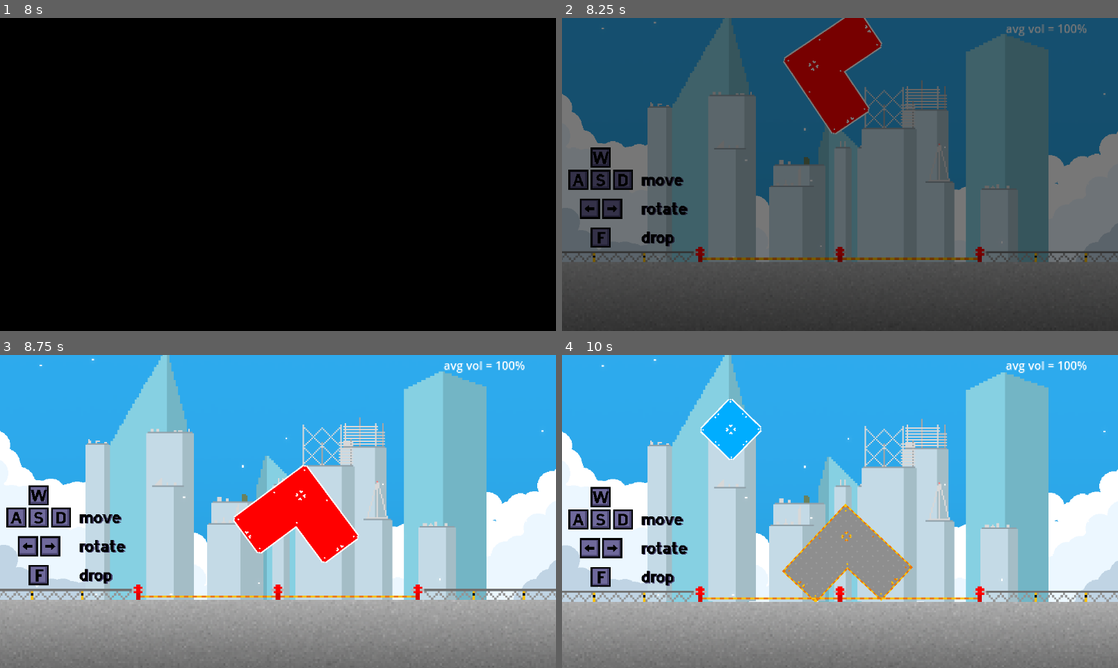
Above: before the commit, frames 1-4 (two rows, left to right).
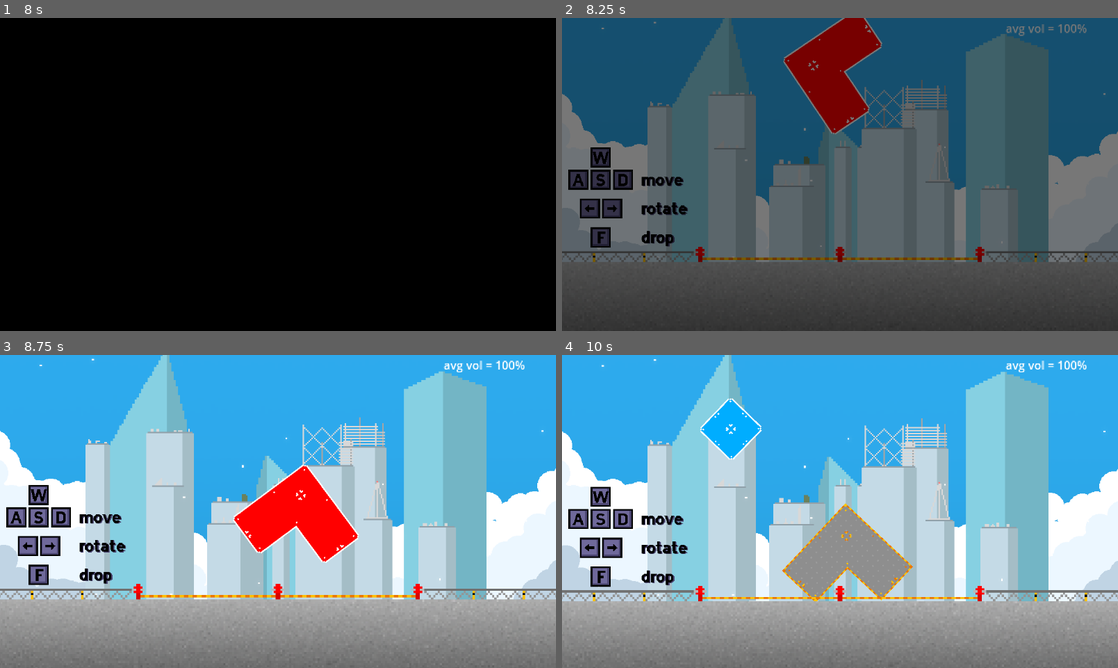
Above: after the commit, the same moments.

Repository: drew-abbo/gmtk_game_jam_game
Game: Godot game, scene res://game_intro.tscn
Two runs of this game, one before a commit and one after it. Both use one fixed random seed, a clock stepped at 60 frames per second and the inputs below. This scene is started directly instead of the project's main scene.
Inputs:
- Up to frame 1 (8 s): tap Enter at 0.5 s; hold D (move_right) 0.53-1.28 s; tap F (drop_piece) every 0.75 s from 0.6 to 7.35 s; hold S (move_down) 1.28-2.03 s; hold D (move_right) 2.03-2.78 s; tap R (restart) at 2.75, 3.5, 4.25, 5, 7.25 s; hold W (move_up) 2.78-3.53 s; hold A (move_left) 3.53-5.03 s; hold S (move_down) 5.03-5.78 s; hold D (move_right) 5.78-6.53 s; hold W (move_up) 6.53-7.28 s; hold D (move_right) from 7.28 s (still down)
- Up to frame 2 (8.25 s): release D (move_right) at 8.03 s; hold S (move_down) from 8.03 s (still down); tap F (drop_piece) at 8.1 s
- Up to frame 3 (8.75 s): keep holding S (move_down)
- Up to frame 4 (10 s): release S (move_down) at 8.78 s; hold A (move_left) 8.78-9.53 s; tap F (drop_piece) at 8.85, 9.6 s; hold W (move_up) from 9.53 s (still down)

Frame 1 is identical in both runs. In frame 2, 0.4% of the frame differs, in the area x 0-97%, y 0-72%; in frame 3, 1.1%; in frame 4, 2.6%, in the area x 0-100%, y 1-79%.

Commit message:
cleaned some stuff up

Diff:
--- a/Cutscene.gd
+++ b/Cutscene.gd
@@ -1,32 +1,25 @@
 extends Node2D
 
-const CUTSCENE_1 = preload("res://Assets/Cutscene 1.png")
-const CUTSCENE_2 = preload("res://Assets/Cutscene 2.png")
-const CUTSCENE_3 = preload("res://Assets/Cutscene 3.png")
-const CUTSCENE_4 = preload("res://Assets/Cutscene 4.png")
+const CUTSCENE_FRAME_1: Resource = preload("res://Assets/Cutscene 1.png")
+const CUTSCENE_FRAME_2: Resource = preload("res://Assets/Cutscene 2.png")
+const CUTSCENE_FRAME_3: Resource = preload("res://Assets/Cutscene 3.png")
+const CUTSCENE_FRAME_4: Resource = preload("res://Assets/Cutscene 4.png")
 
-@onready var sprite_2d = $Sprite2D
-@onready var timer = $Timer
+@onready var frame: Sprite2D = $Frame
 
-var frameCount := 0
-# Called when the node enters the scene tree for the first time.
-func _ready():
-	sprite_2d.texture = CUTSCENE_1
+var frameCount: int = 1
+
+
+func _ready() -> void:
+	frame.texture = CUTSCENE_FRAME_1
 	frameCount = 1
 
 
-# Called every frame. 'delta' is the elapsed time since the previous frame.
-func _process(delta):
-	print(frameCount)
-	if frameCount == 1:
-		sprite_2d.texture = CUTSCENE_1
-	if frameCount == 2:
-		sprite_2d.texture = CUTSCENE_2
-	if frameCount == 3:
-		sprite_2d.texture = CUTSCENE_3
-	if frameCount == 4:
-		sprite_2d.texture = CUTSCENE_4
-
-
-func _on_timer_timeout():
-	frameCount += 1 # Replace with function body.
+func _on_timer_timeout() -> void:
+	frameCount += 1
+	match frameCount:
+		1: frame.texture = CUTSCENE_FRAME_1
+		2: frame.texture = CUTSCENE_FRAME_2
+		3: frame.texture = CUTSCENE_FRAME_3
+		4: frame.texture = CUTSCENE_FRAME_4
+		5: get_tree().change_scene_to_file("res://game_intro.tscn")
--- a/Cutscene.tscn
+++ b/Cutscene.tscn
@@ -1,19 +1,19 @@
 [gd_scene load_steps=3 format=3 uid="uid://bqkg72fopp8"]
 
-[ext_resource type="Texture2D" uid="uid://dptieyx6ktgg5" path="res://Assets/Cutscene 1.png" id="1_4x353"]
-[ext_resource type="Script" path="res://Cutscene.gd" id="1_mmlul"]
+[ext_resource type="Script" path="res://cutscene.gd" id="1_xdmvq"]
+[ext_resource type="Texture2D" uid="uid://dptieyx6ktgg5" path="res://Assets/Cutscene 1.png" id="2_cyl4p"]
 
 [node name="Cutscene" type="Node2D"]
-script = ExtResource("1_mmlul")
+script = ExtResource("1_xdmvq")
 
 [node name="Camera2D" type="Camera2D" parent="."]
 
-[node name="Sprite2D" type="Sprite2D" parent="."]
+[node name="Frame" type="Sprite2D" parent="."]
 scale = Vector2(2.25, 2.25)
-texture = ExtResource("1_4x353")
+texture = ExtResource("2_cyl4p")
 
-[node name="Timer" type="Timer" parent="."]
+[node name="FrameTimer" type="Timer" parent="."]
 wait_time = 3.0
 autostart = true
 
-[connection signal="timeout" from="Timer" to="." method="_on_timer_timeout"]
+[connection signal="timeout" from="FrameTimer" to="." method="_on_timer_timeout"]
--- a/game.tscn
+++ b/game.tscn
@@ -47,6 +47,7 @@
 [node name="MainCamera" type="Camera2D" parent="."]
 zoom = Vector2(1.5, 1.5)
 position_smoothing_enabled = true
+position_smoothing_speed = 2.0
 
 [node name="VolumeReporter" parent="MainCamera" instance=ExtResource("3_nscb4")]
 z_index = 100
--- a/game_intro.gd
+++ b/game_intro.gd
@@ -1,6 +1,6 @@
 extends Node2D
 
-@onready var timer: Timer = $SwitchSceneTimer
+@onready var frame_timer: Timer = $SwitchFrameTimer
 @onready var fade_in_fade_out: FadeInFadeOut = $FadeInFadeOut
 
 const PRE_DELAY: float = 1
@@ -13,8 +13,7 @@
 	fade_in_fade_out.schedule_fade_from_black(PRE_DELAY)
 
 
-func _on_timer_timeout() -> void:
-	print("!")
+func _on_switch_frame_timer_timeout() -> void:
 	get_tree().change_scene_to_file("res://game.tscn")
 
 
@@ -22,4 +21,4 @@
 	if not _fade_in_done:
 		_fade_in_done = true
 		fade_in_fade_out.schedule_fade_to_black(
-				timer.time_left - fade_in_fade_out.fade_time - POST_DELAY)
+				frame_timer.time_left - fade_in_fade_out.fade_time - POST_DELAY)
--- a/game_intro.tscn
+++ b/game_intro.tscn
@@ -1,22 +1,11 @@
-[gd_scene load_steps=6 format=3 uid="uid://clqtiqgrbejj1"]
+[gd_scene load_steps=4 format=3 uid="uid://clqtiqgrbejj1"]
 
 [ext_resource type="Script" path="res://game_intro.gd" id="1_70v4e"]
 [ext_resource type="PackedScene" uid="uid://drbn1y7gxi1rk" path="res://FadeInFadeOut/fade_in_fade_out.tscn" id="2_isp5j"]
 [ext_resource type="FontFile" uid="uid://br1ixhy03bvxk" path="res://QuarryDigger-Regular.ttf" id="3_hirit"]
 
-[sub_resource type="Gradient" id="Gradient_i4maw"]
-colors = PackedColorArray(0, 0, 0, 1, 0, 0, 0, 1)
-
-[sub_resource type="GradientTexture2D" id="GradientTexture2D_s06la"]
-gradient = SubResource("Gradient_i4maw")
-
 [node name="GameIntro" type="Node2D"]
 script = ExtResource("1_70v4e")
-
-[node name="Sprite2D" type="Sprite2D" parent="."]
-z_index = -10
-scale = Vector2(19.5938, 11.25)
-texture = SubResource("GradientTexture2D_s06la")
 
 [node name="FadeInFadeOut" parent="." instance=ExtResource("2_isp5j")]
 do_on_ready = 1
@@ -24,7 +13,7 @@
 
 [node name="Camera2D" type="Camera2D" parent="."]
 
-[node name="SwitchSceneTimer" type="Timer" parent="."]
+[node name="SwitchFrameTimer" type="Timer" parent="."]
 wait_time = 8.0
 one_shot = true
 autostart = true
@@ -66,4 +55,4 @@
 horizontal_alignment = 1
 
 [connection signal="fade_completed" from="FadeInFadeOut" to="." method="_on_fade_in_fade_out_fade_completed"]
-[connection signal="timeout" from="SwitchSceneTimer" to="." method="_on_timer_timeout"]
+[connection signal="timeout" from="SwitchFrameTimer" to="." method="_on_switch_frame_timer_timeout"]
--- a/shooting_star.gd
+++ /dev/null
@@ -1,20 +0,0 @@
-extends AnimatedSprite2D
-
-@onready var timer = $Timer
-
-var RNG = RandomNumberGenerator.new()
-# Called when the node enters the scene tree for the first time.
-func _ready():
-	pass # Replace with function body.
-
-
-# Called every frame. 'delta' is the elapsed time since the previous frame.
-func _process(delta):
-			shoot()
-func shoot():
-	if timer.time_left < 0.05:
-		RNG = randf_range(0, 10)
-		if RNG > 9:
-			play("Shoot")
-		if RNG < 9 and animation_finished:
-			play("Nothing")
--- a/shooting_star.tscn
+++ /dev/null
@@ -1,91 +0,0 @@
-[gd_scene load_steps=13 format=3 uid="uid://c4kvc17wjfced"]
-
-[ext_resource type="Texture2D" uid="uid://cy5ftmkggp34h" path="res://Assets/Shooting Star Sheet.png" id="1_3xyge"]
-[ext_resource type="Script" path="res://shooting_star.gd" id="2_3hkm3"]
-
-[sub_resource type="AtlasTexture" id="AtlasTexture_342o4"]
-atlas = ExtResource("1_3xyge")
-region = Rect2(0, 0, 16, 16)
-
-[sub_resource type="AtlasTexture" id="AtlasTexture_ibwqs"]
-atlas = ExtResource("1_3xyge")
-region = Rect2(0, 0, 32, 32)
-
-[sub_resource type="AtlasTexture" id="AtlasTexture_cjps0"]
-atlas = ExtResource("1_3xyge")
-region = Rect2(32, 0, 32, 32)
-
-[sub_resource type="AtlasTexture" id="AtlasTexture_o6u7y"]
-atlas = ExtResource("1_3xyge")
-region = Rect2(64, 0, 32, 32)
-
-[sub_resource type="AtlasTexture" id="AtlasTexture_bv5de"]
-atlas = ExtResource("1_3xyge")
-region = Rect2(96, 0, 32, 32)
-
-[sub_resource type="AtlasTexture" id="AtlasTexture_kaexd"]
-atlas = ExtResource("1_3xyge")
-region = Rect2(0, 32, 32, 32)
-
-[sub_resource type="AtlasTexture" id="AtlasTexture_e0npg"]
-atlas = ExtResource("1_3xyge")
-region = Rect2(32, 32, 32, 32)
-
-[sub_resource type="AtlasTexture" id="AtlasTexture_sxp3l"]
-atlas = ExtResource("1_3xyge")
-region = Rect2(64, 32, 32, 32)
-
-[sub_resource type="AtlasTexture" id="AtlasTexture_p3lt0"]
-atlas = ExtResource("1_3xyge")
-region = Rect2(96, 32, 32, 32)
-
-[sub_resource type="SpriteFrames" id="SpriteFrames_o8p2n"]
-animations = [{
-"frames": [{
-"duration": 1.0,
-"texture": SubResource("AtlasTexture_342o4")
-}],
-"loop": true,
-"name": &"Nothing",
-"speed": 5.0
-}, {
-"frames": [{
-"duration": 1.0,
-"texture": SubResource("AtlasTexture_ibwqs")
-}, {
-"duration": 1.0,
-"texture": SubResource("AtlasTexture_cjps0")
-}, {
-"duration": 1.0,
-"texture": SubResource("AtlasTexture_o6u7y")
-}, {
-"duration": 1.0,
-"texture": SubResource("AtlasTexture_bv5de")
-}, {
-"duration": 1.0,
-"texture": SubResource("AtlasTexture_kaexd")
-}, {
-"duration": 1.0,
-"texture": SubResource("AtlasTexture_e0npg")
-}, {
-"duration": 1.0,
-"texture": SubResource("AtlasTexture_sxp3l")
-}, {
-"duration": 1.0,
-"texture": SubResource("AtlasTexture_p3lt0")
-}],
-"loop": true,
-"name": &"Shoot",
-"speed": 10.0
-}]
-
-[node name="AnimatedSprite2D" type="AnimatedSprite2D"]
-sprite_frames = SubResource("SpriteFrames_o8p2n")
-animation = &"Shoot"
-autoplay = "Shoot"
-frame_progress = 0.757967
-script = ExtResource("2_3hkm3")
-
-[node name="Timer" type="Timer" parent="."]
-wait_time = 2.0
-autostart = true
Not shown: 1 places in bird.tscn that only renumber resources
